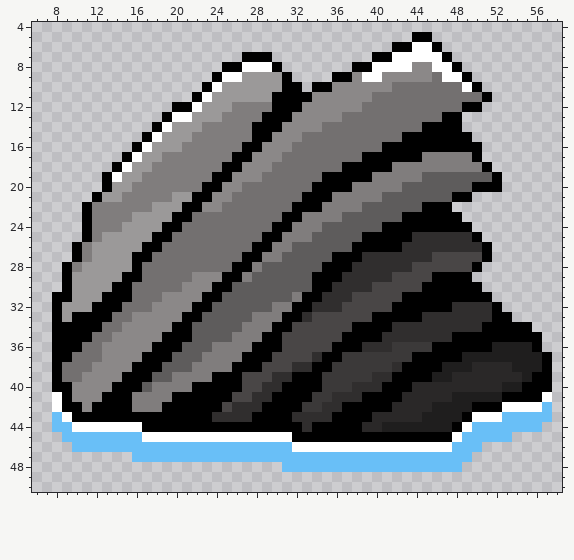
Two states of a sprite sheet, Assets/Sprites/Floatables/Rocks/Rock_Sydney_static.png. The first picture shows the starting point.
The file is 350x350 pixels, drawn in blocks of 5x5; one block is one cell here. Colours within 5 levels of each other are drawn and written as one. Shown: x 6..58, y 4..50.
New version:
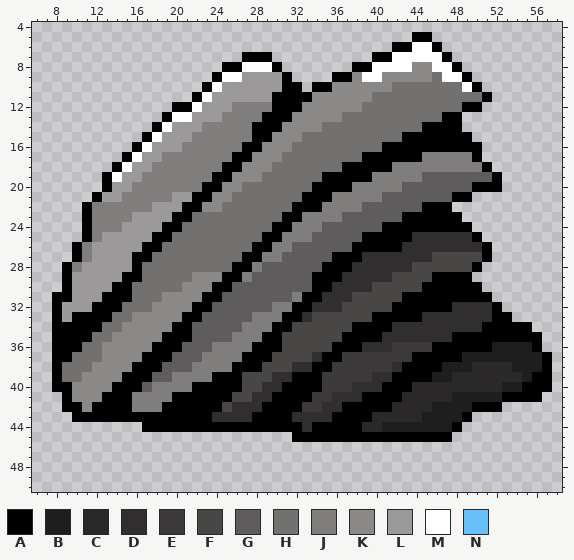
Palette (. is transparent): A #000000  B #1f1e1e  C #2a2828  D #302e2e  E #3b3939  F #494646  G #5e5c5c  H #737070  J #807d7d  K #8b8888  L #9b9999  M #ffffff  N #69bff7
Difference:
Colour M is removed in row 41 at x 8 and 57; in row 42 at x 8 and 53 to 56; in row 43 at x 9 and 50 to 52; in row 44 at x 10 to 16 and 49; in row 45 at x 17 to 31 and 48; in row 46 at x 32 to 47.
Colour N is removed in row 42 at x 57; in row 43 at x 8 and 53 to 57; in row 44 at x 8 to 9 and 50 to 56; in row 45 at x 9 to 16 and 49 to 53; in row 46 at x 10 to 31 and 48 to 50; in row 47 at x 16 to 49.
Colour N is removed in row 48 at x 31 to 48.
Where, in picture pixels (left, top, right, bottom), the same in both pictures:
erased: (52, 392, 552, 472)
